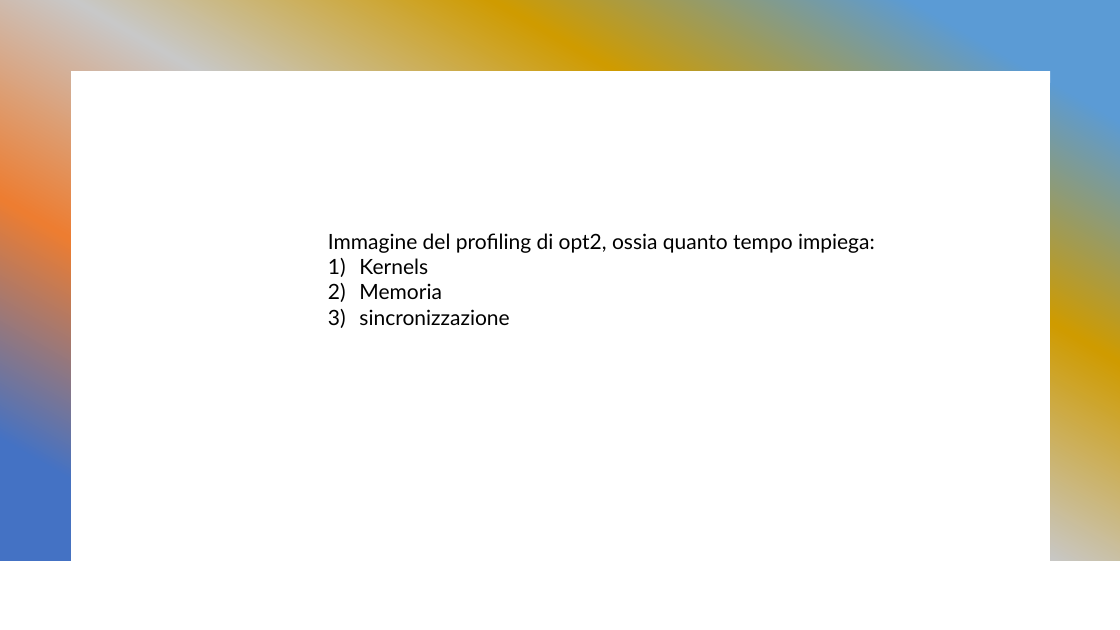
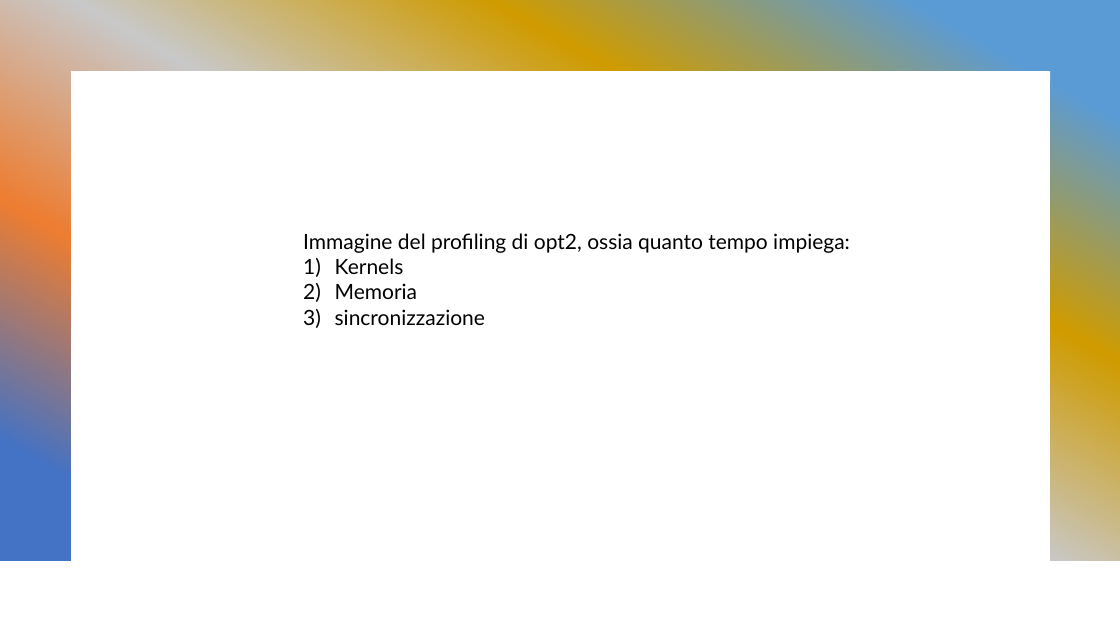
Before and after one commit to salor02/assignment-HPC, a slide deck: slide 7 of assignment-2/ATAX Problem Optimization.pptx. Drawn at 1120x630 pixels with LibreOffice and Linux fonts; fonts in the diff are those of the drawing. Boxes give left, top, right and bottom in pixels: in the first picture for what was removed or moved away, otherwise in the second. Text is boxed around its words. In the diff, an @@ line names an element or a change of style, - is before the commit and + after.

```diff
--- a/assignment-2/ATAX Problem Optimization.pptx
+++ b/assignment-2/ATAX Problem Optimization.pptx
@@ freeform shape at (0, 0, 1120, 561): outline redrawn @@
@@ freeform shape at (0, 0, 1120, 561): outline redrawn @@
@@ text "Immagine del profiling di opt2, ...": place and size @@
-text "Immagine del profiling di opt2, ..." at (328, 233, 875, 325)
+text "Immagine del profiling di opt2, ..." at (303, 233, 850, 325)
@@ text at (335, 258, 485, 325): indent changed @@
```
Also in this commit, not shown: 7 other slides changed, 4 slides added, 1 slide removed.
